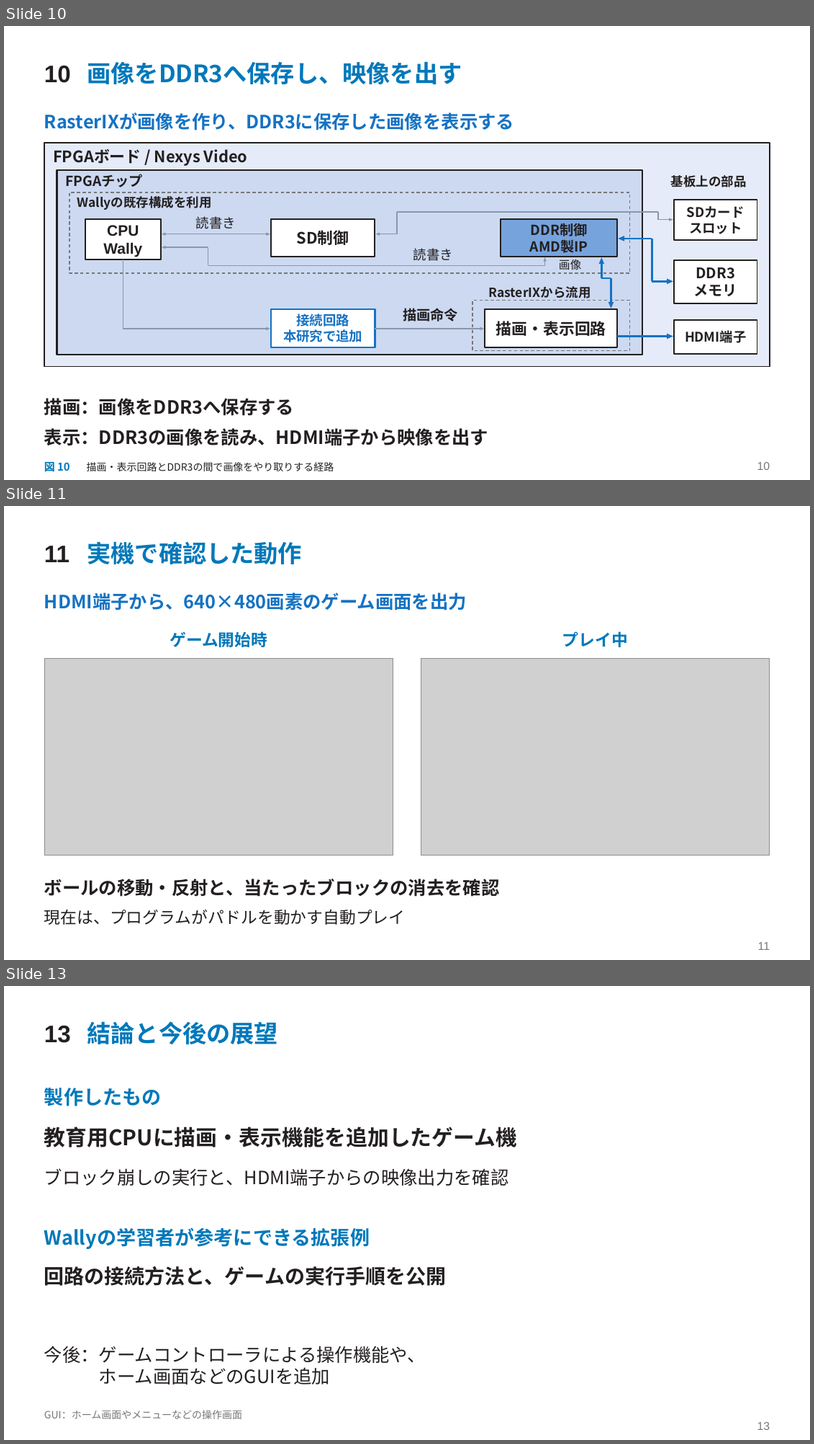
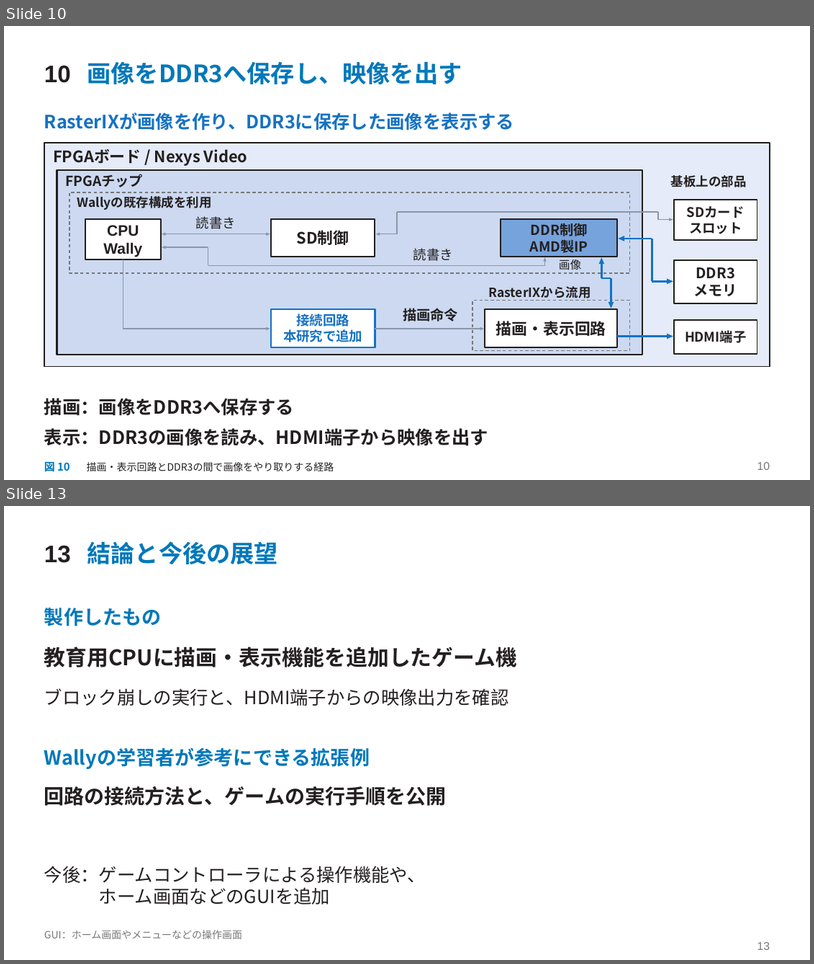
Before and after one commit to SoshiroFujimori/wally-game-console-research, a slide deck: docs/presentation/中間発表_主要事項.pptx. Shown one above the other, each under a label of ours: slides 10, 11 and 13 before the commit, slides 10 and 13 after it; the slides between them are not shown. The pictures are 814x1444 and 814x964 pixels, drawn with LibreOffice and Linux fonts; fonts in the diff are those of the drawing; grey boxes stand for pictures. Boxes give left, top, right and bottom in pixels: in the first picture for what was removed or moved away, otherwise in the second. Text is boxed around its words. In the diff, an @@ line names an element or a change of style, - is before the commit and + after.

```diff
--- a/docs/presentation/中間発表_主要事項.pptx
+++ b/docs/presentation/中間発表_主要事項.pptx
@@ slide 11 removed at [4, 506, 810, 960], background #FFFFFF @@
@@ text removed at [44, 546, 70, 562] @@
-11
@@ text removed at [88, 541, 303, 564] @@
-実機で確認した動作
@@ text removed at [44, 592, 467, 610] @@
-HDMI端子から、640×480画素のゲーム画面を出力
@@ text removed at [170, 631, 268, 647] @@
-ゲーム開始時
@@ text removed at [563, 631, 628, 647] @@
-プレイ中
@@ picture removed at [44, 659, 394, 855] @@
@@ picture removed at [422, 659, 771, 855] @@
@@ text removed at [44, 878, 499, 896] @@
-ボールの移動・反射と、当たったブロックの消去を確認
@@ text removed at [44, 909, 406, 924] @@
-現在は、プログラムがパドルを動かす自動プレイ
@@ text removed at [759, 942, 770, 950] @@
-11
```
Also in this commit, not shown: 7 slides changed, 2 slides added, 1 other slide removed, 18 other files.
